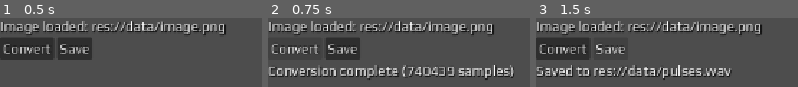
Above: before the commit, frames 1-3 (left to right).
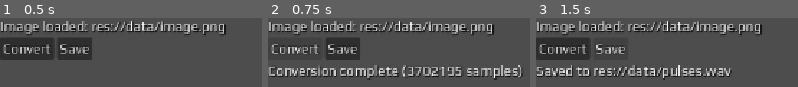
Above: after the commit, the same moments.

Repository: mgiuca/message-game
Game: Godot game, scene res://scenes/tools/image_to_wav.tscn
Two runs of this game, one before a commit and one after it. Both use one fixed random seed, a clock stepped at 60 frames per second and the inputs below. This scene is started directly instead of the project's main scene.
Inputs:
- Up to frame 1 (0.5 s): no input
- Up to frame 2 (0.75 s): click "Convert" at 0.5 s
- Up to frame 3 (1.5 s): click "Save" at 1.25 s

Frame 1 is identical in both runs. In frame 2, 3.4% of the frame differs, in the area x 53-98%, y 68-90%; in frame 3, nothing differs.

Commit message:
PulseGenerator: Produce the actual pulses from the image.

Diff:
--- a/scenes/pulse_generator.gd
+++ b/scenes/pulse_generator.gd
@@ -11,9 +11,9 @@
 # Encoding constants.
 
 ## Length of each pulse (s). This includes both the active and gap period.
-const PULSE_LENGTH : float = 0.01
+const PULSE_LENGTH : float = 0.05
 ## Percentage of the pulse that is active.
-const DUTY_CYCLE : float = 0.66
+const DUTY_CYCLE : float = 0.5
 ## Total amplitude (0-1) where 1.0 means full blast values.
 const AMPLITUDE : float = 0.5
 ## Frequency (Hz) of the zero pulse.
@@ -35,9 +35,15 @@
   var pulse_active_samples : int = roundi(pulse_length_samples * DUTY_CYCLE)
   assert(pulse_active_samples <= pulse_length_samples)
   var pulse_inactive_samples : int = pulse_length_samples - pulse_active_samples
-  data.resize(image.get_data_size() * pulse_length_samples)
 
-  produce_sine_wave(data, 0, data.size(), FREQ_ONE)
+  var source_data := image.get_data()
+  data.resize(source_data.size() * pulse_length_samples)
+  for i in source_data.size():
+    var start_sample := i * pulse_length_samples
+    var freq := FREQ_ONE if source_data[i] > 127 else FREQ_ZERO
+    produce_sine_wave(data, start_sample, pulse_active_samples, freq)
+    if pulse_inactive_samples > 0:
+      produce_zeroes(data, start_sample + pulse_active_samples, pulse_inactive_samples)
 
   audio_stream.data = data
   return audio_stream
@@ -50,3 +56,10 @@
     var t := float(i - start_idx) / WAV_MIX_RATE
     var value := sin(TAU * freq * t) * AMPLITUDE
     buffer.encode_s8(i, clampi(roundi(value * 127), -128, 127))
+
+static func produce_zeroes(buffer: PackedByteArray, start_idx : int,
+                           length: int) -> void:
+  assert(start_idx + length <= buffer.size())
+
+  for i in range(start_idx, start_idx + length):
+    buffer.encode_s8(i, 0)
